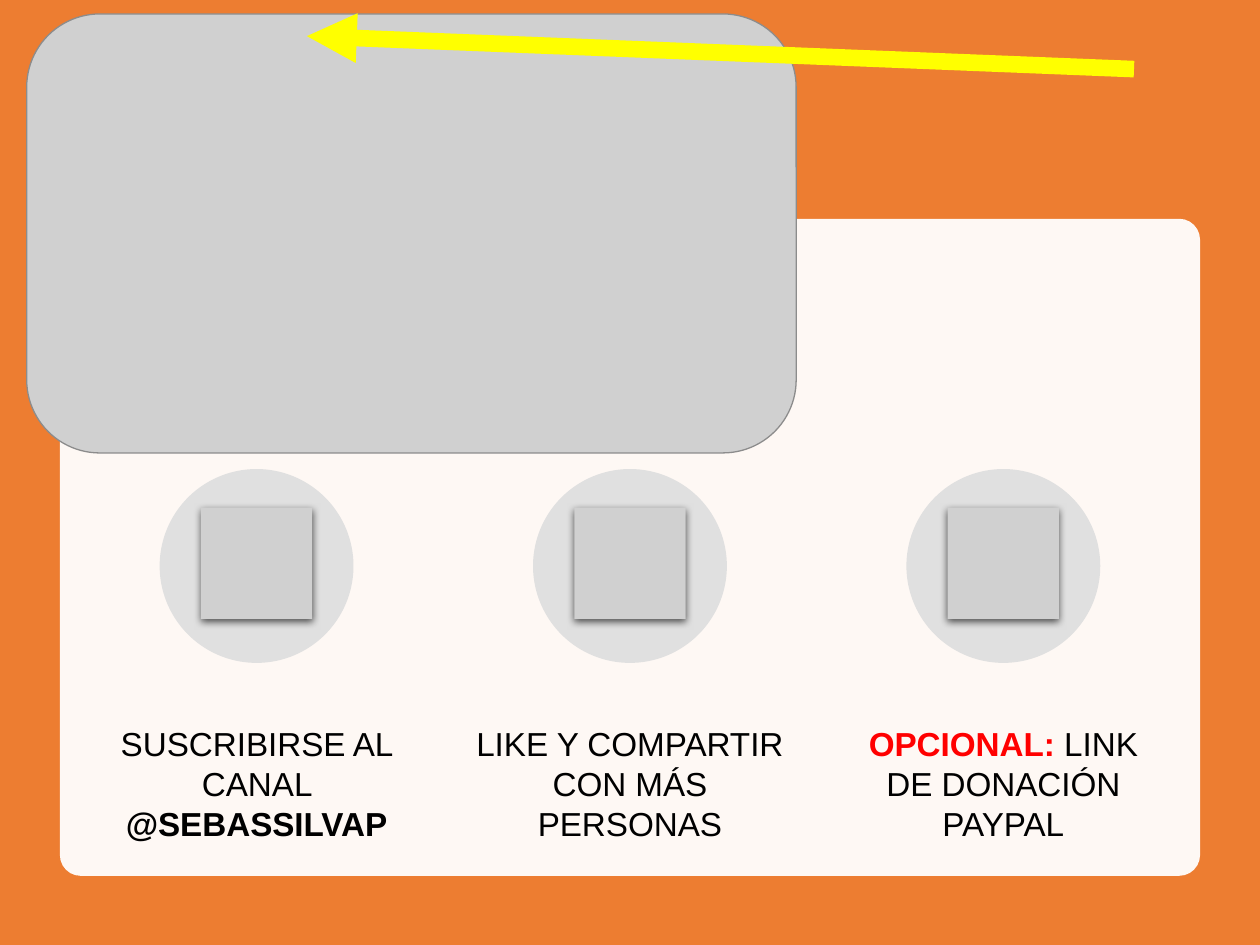
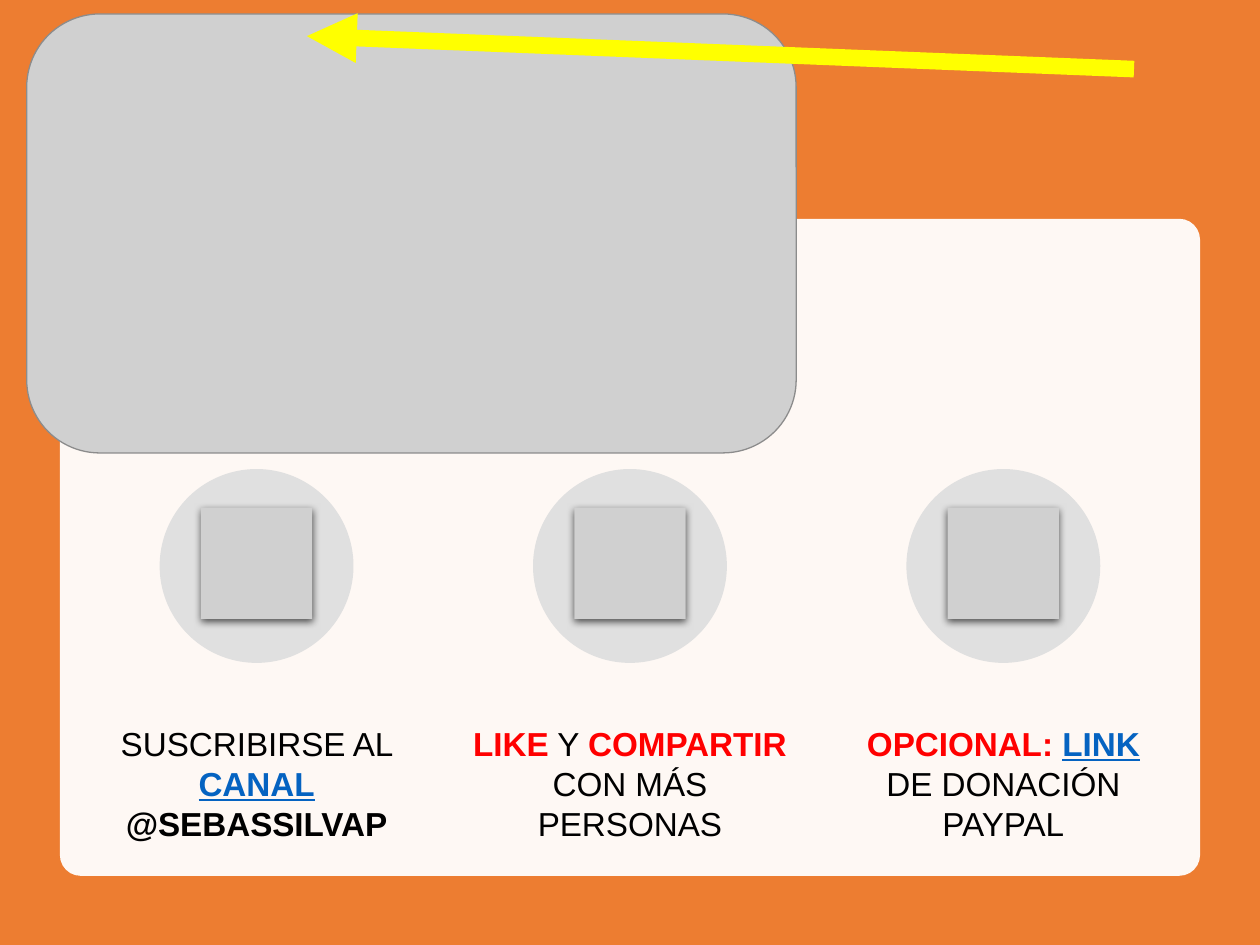
Before and after one commit to sebassilvap/Curso_30_Ejercicios_Python_2024, a slide deck: slide 16 of ARCHIVOS_VARIOS/slides/Presentación-INFO-Curso.pptx. Drawn at 1260x945 pixels with LibreOffice and Linux fonts; fonts in the diff are those of the drawing; grey boxes stand for pictures. Boxes give left, top, right and bottom in pixels: in the first picture for what was removed or moved away, otherwise in the second. Text is boxed around its words. In the diff, an @@ line names an element or a change of style, - is before the commit and + after.

```diff
--- a/ARCHIVOS_VARIOS/slides/Presentación-INFO-Curso.pptx
+++ b/ARCHIVOS_VARIOS/slides/Presentación-INFO-Curso.pptx
@@ text "SUSCRIBIRSE AL CANAL @SEBASSILVAP" at box(121, 732, 394, 842): text colour #000000 to #0563C1, bold on, underline on in "CANAL" @@
@@ text "LIKE Y COMPARTIR CON MÁS ..." at box(473, 732, 786, 837): text colour #000000 to #FF0000, bold on in "LIKE COMPARTIR" @@
@@ text "OPCIONAL: LINK DE DONACIÓN PAYPAL" at box(867, 732, 1139, 836): text colour #000000 to #0563C1, bold on, underline on in "LINK" @@
```
Also in this commit, not shown: 1 other slide changed, 2 other files.
